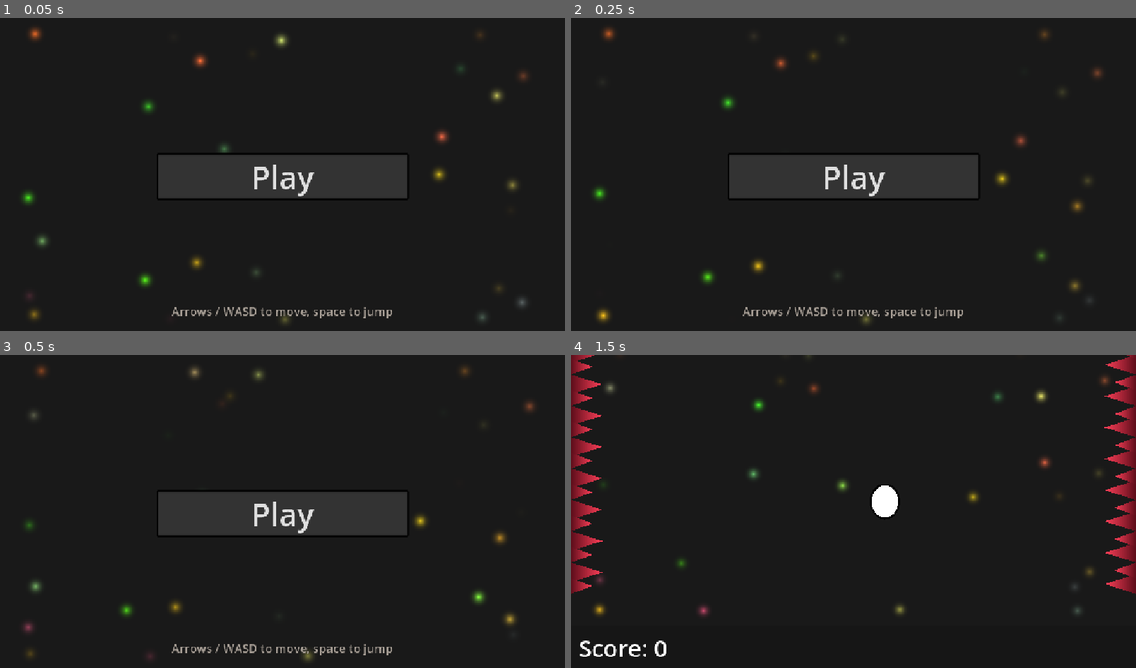
Above: before the commit, frames 1-4 (two rows, left to right).
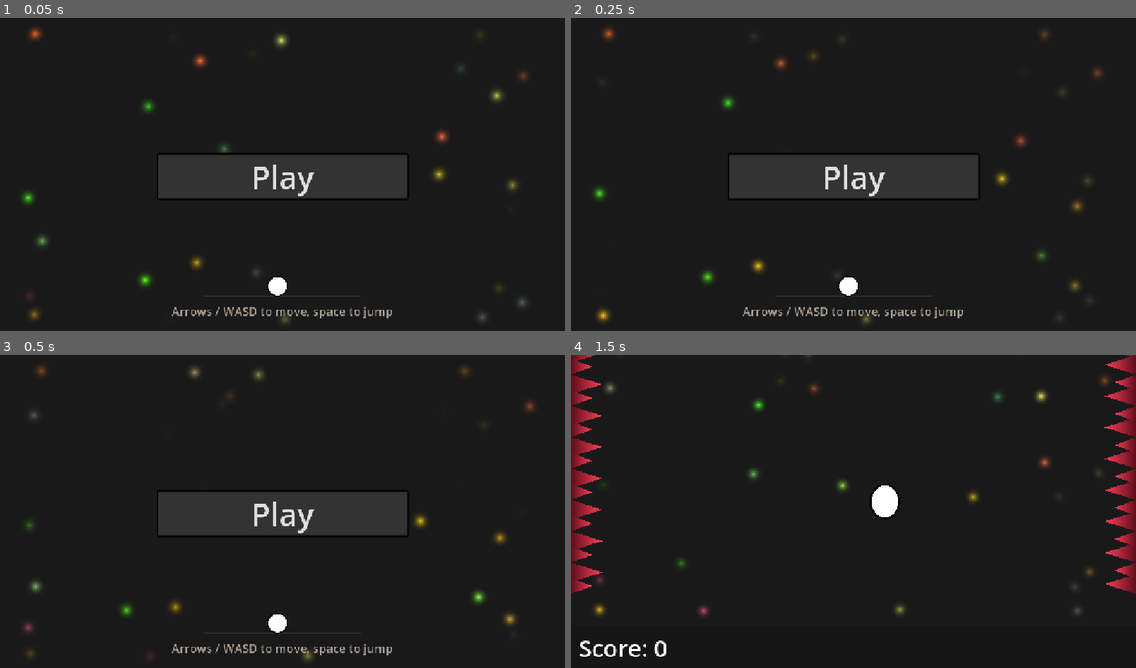
Above: after the commit, the same moments.

Repository: vindognz/dodge-the-spikes
Game: Godot game, scene res://scenes/start.tscn
Same seed, same stepped clock (60 frames per second), same inputs: the game is played once before the commit and once after it.
Inputs (mouse positions are in pixels of both pictures, inside the frame that each line leads up to):
- Up to frame 1 (0.05 s): no input
- Up to frame 2 (0.25 s): no input
- Up to frame 3 (0.5 s): no input
- Up to frame 4 (1.5 s): click "Play" at 0.5 s; tap Enter at 1.25 s; move the mouse to (977, 498) at 1.27 s; hold Right (right) from 1.28 s (still down); hold Space (jump) from 1.28 s (still down); click (977, 498) at 1.42 s

The runs differ from the first frame. In frame 1, 0.2% of the frame differs, in the area x 36-64%, y 82-89%; in frame 2, 0.2%; in frame 3, 0.2%; in frame 4, nothing differs.

Commit message:
Added jumping demo player to start screen

Diff:
--- a/scenes/start.tscn
+++ b/scenes/start.tscn
@@ -4,13 +4,14 @@
 [ext_resource type="Shader" uid="uid://du1y2b5vp0oos" path="res://shaders/fireflies_bg.gdshader" id="2_kdmts"]
 [ext_resource type="StyleBox" uid="uid://bxcr3xly5138d" path="res://styles/UI_button_style.tres" id="2_u80x2"]
 [ext_resource type="Script" uid="uid://b8dajrp0j8p8l" path="res://scripts/fireflies.gd" id="3_0auqf"]
+[ext_resource type="Script" uid="uid://cq4xobldcrtip" path="res://scripts/demo_player.gd" id="4_0auqf"]
 
 [sub_resource type="ShaderMaterial" id="ShaderMaterial_klm2k"]
 shader = ExtResource("2_kdmts")
 shader_parameter/shader_time = 0.0
 shader_parameter/aspect = 2.087
 
-[node name="Control" type="Control" unique_id=1645800055]
+[node name="Start" type="Control" unique_id=1645800055]
 layout_mode = 3
 anchors_preset = 15
 anchor_right = 1.0
@@ -28,6 +29,23 @@
 grow_horizontal = 2
 grow_vertical = 2
 script = ExtResource("3_0auqf")
+
+[node name="DemoPlayer" type="Control" parent="." unique_id=980383594]
+clip_contents = true
+layout_mode = 1
+anchors_preset = 7
+anchor_left = 0.5
+anchor_top = 1.0
+anchor_right = 0.5
+anchor_bottom = 1.0
+offset_left = -160.0
+offset_top = -272.0
+offset_right = 160.0
+offset_bottom = -72.0
+grow_horizontal = 2
+grow_vertical = 0
+mouse_filter = 2
+script = ExtResource("4_0auqf")
 
 [node name="StartGameButton" type="Button" parent="." unique_id=1081300156]
 custom_minimum_size = Vector2(240, 80)
--- /dev/null
+++ b/scripts/demo_player.gd
@@ -0,0 +1,97 @@
+extends Control
+
+const PX: float = 2.5
+const GAP: float = 1.0 # quiet time after a spike leaves the screen
+const JUMP_VELOCITY: float = 400.0
+const GRAVITY: float = 1400.0
+const BALL_RADIUS: float = 8.0
+const BALL_X: float = 150.0 # px from the edge of this control
+const BASE_SPIKE_SPEED: float = 75.0
+const FLOOR_MARGIN: float = 8.0
+const AIRTIME: float = 2.0 * JUMP_VELOCITY / GRAVITY
+
+var main_points = PackedVector2Array([Vector2(-8, 8), Vector2(2, 8), Vector2(-3, -8)])
+var secondary_points = PackedVector2Array([Vector2(0, 8), Vector2(8, 8), Vector2(4, -3)])
+var spike_colors = PackedColorArray([Color(0.36, 0.05, 0.1), Color(0.36, 0.05, 0.1), Color(1.0, 0.25, 0.35)])
+
+var ball_height: float = 0.0
+var ball_velocity: float = 0.0
+var grounded: bool = true
+var draw_scale: Vector2 = Vector2.ONE
+
+var spike_dir: int = 1
+var spike_x: float = 0.0
+var spike_speed: float = 0.0
+var jump_distance: float = 0.0
+var gap_timer: float = 0.5
+var spike_active: bool = false
+var jumped: bool = false
+
+func _process(delta: float) -> void:
+	if spike_active:
+		spike_x += spike_dir * spike_speed * PX * delta
+		if grounded and not jumped and (BALL_X - spike_x) * spike_dir <= jump_distance:
+			jump()
+		var gone: bool = (spike_x > size.x + 8.0 * PX) if spike_dir == 1 else (spike_x < -8.0 * PX)
+		if gone:
+			spike_active = false
+			gap_timer = GAP
+	else:
+		gap_timer -= delta
+		if gap_timer <= 0.0:
+			spawn_spike()
+
+	update_ball(delta)
+	queue_redraw()
+
+func spawn_spike() -> void:
+	spike_active = true
+	jumped = false
+	spike_dir = 1 if randf() < 0.5 else -1
+	spike_x = -8.0 * PX if spike_dir == 1 else size.x + 8.0 * PX
+	spike_speed = BASE_SPIKE_SPEED * randf_range(0.9, 1.2)
+	# jump so the spike is right under the ball at the top of the jump, +/- a little "human" error
+	var jitter = randf_range(-0.03, 0.03)
+	jump_distance = spike_speed * PX * (AIRTIME / 2.0 + jitter)
+
+func jump() -> void:
+	jumped = true
+	grounded = false
+	ball_velocity = JUMP_VELOCITY
+	draw_scale = Vector2(1.15, 0.85)
+
+func update_ball(delta: float) -> void:
+	if grounded:
+		return
+	ball_velocity -= GRAVITY * delta
+	ball_height += ball_velocity * delta
+	draw_scale = draw_scale.lerp(Vector2(0.9, 1.1), delta * 12.0)
+	if ball_height <= 0.0:
+		ball_height = 0.0
+		ball_velocity = 0.0
+		grounded = true
+		land()
+
+func land() -> void:
+	var tween = create_tween()
+	tween.tween_property(self, "draw_scale", Vector2(1.35, 0.65), 0.05)
+	tween.tween_property(self, "draw_scale", Vector2(0.85, 1.15), 0.06)
+	tween.tween_property(self, "draw_scale", Vector2.ONE, 0.08)
+
+func _draw() -> void:
+	var floor_y: float = size.y - FLOOR_MARGIN
+	draw_line(Vector2(0, floor_y), Vector2(size.x, floor_y), Color(1, 1, 1, 0.15), 2.0)
+
+	if spike_active:
+		draw_set_transform(Vector2(spike_x, floor_y - 8.0 * PX), 0.0, Vector2(PX, PX))
+		draw_polygon(main_points, spike_colors)
+		draw_polygon(secondary_points, spike_colors)
+
+	# ball bottom stays glued to the floor while it deforms
+	var radius: float = BALL_RADIUS * PX
+	var center = Vector2(BALL_X, floor_y - radius - ball_height * PX)
+	var offset = Vector2(0, radius * (1.0 - draw_scale.y))
+	draw_set_transform(center + offset, 0.0, draw_scale)
+	draw_circle(Vector2.ZERO, radius, Color.WHITE)
+	draw_arc(Vector2.ZERO, radius, 0.0, TAU, 32, Color.BLACK, PX)
+	draw_set_transform(Vector2.ZERO, 0.0, Vector2.ONE)
Not shown, added: scripts/demo_player.gd.uid
